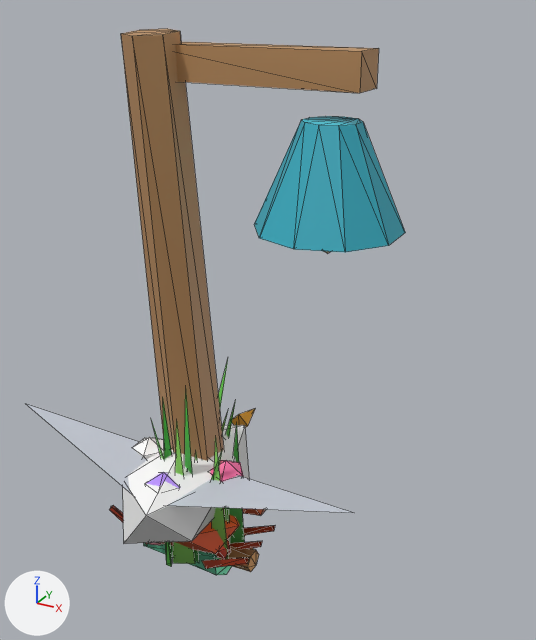
The glTF model creator-build-project/assets/bundles/region_coast/models/coast_props.glb as it was, and as the next commit left it.
Rendered twice from a 50 mm camera at (0.822, -1.127, 1.158) aimed at (0.141, 0.111, 0.539). Lighting does not change. The marker at lower left points along +X, +Y and +Z. The older version comes first. Mesh edges are drawn as thin lines.

Script lines for the objects in view, before the commit:
```python
me_crab = bpy.data.meshes.new('crab')
me_crab.from_pydata(...)  # 96 vertices, 136 faces; spans x -0.187..0.187, y -0.094..0.154, z -0.006..0.124
me_crab.materials.append(mat_defaultmaterial_001)
me_ebb_bell = bpy.data.meshes.new('ebb_bell')
me_ebb_bell.from_pydata(...)  # 52 vertices, 88 faces; spans x -0.061..0.444, y -0.13..0.13, z -0.004..1.102
me_ebb_bell.materials.append(mat_defaultmaterial_002)
me_grass_2 = bpy.data.meshes.new('grass_2')
me_grass_2.from_pydata(...)  # 24 vertices, 8 faces; spans x -0.034..0.124, y -0.093..0.124, z 0.0..0.398
me_grass_2.materials.append(mat_defaultmaterial_006)
ob_crab = bpy.data.objects.new('crab', me_crab)
ob_crab.location = (0.0, 0.0, 0.0)
ob_ebb_bell = bpy.data.objects.new('ebb_bell', me_ebb_bell)
ob_ebb_bell.location = (0.0, 0.0, 0.0)
ob_grass_2 = bpy.data.objects.new('grass_2', me_grass_2)
ob_grass_2.location = (0.0, 0.0, 0.0)
# also in view: 'flowers' at (0.0, 0.0, 0.123); 'grass_0' at (0.047, 0.01, 0.218); 'gull' at (0.0, 0.053, 0.135); 'bottle' at (0.032, 0.003, 0.0)
```
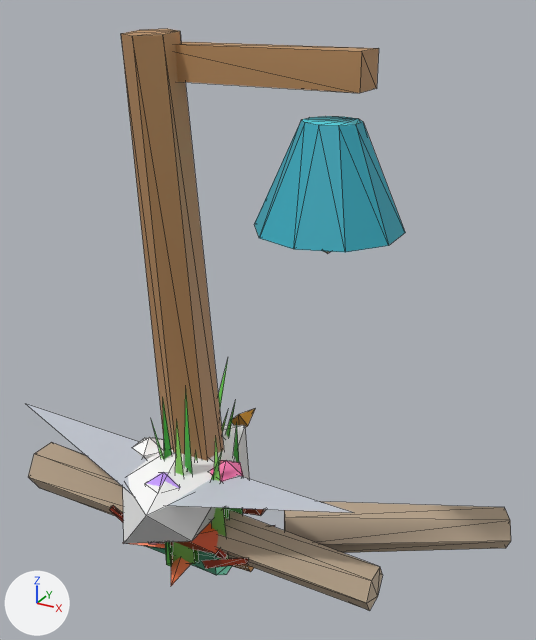
Patch to the scene script:
```diff
--- a/creator-build-project/assets/bundles/region_coast/models/coast_props.glb.py
+++ b/creator-build-project/assets/bundles/region_coast/models/coast_props.glb.py
@@ mat_defaultmaterial_010 @@
+mat_defaultmaterial_010 = bpy.data.materials.new('DefaultMaterial.010')
+mat_defaultmaterial_010.use_nodes = True; mat_defaultmaterial_010.node_tree.nodes.clear()
+_N = mat_defaultmaterial_010.node_tree.nodes; _L = mat_defaultmaterial_010.node_tree.links
+n0 = _N.new('ShaderNodeOutputMaterial'); n0.name = 'Material Output'
+n1 = _N.new('ShaderNodeBsdfPrincipled'); n1.name = 'Principled BSDF'
+n2 = _N.new('ShaderNodeVertexColor'); n2.name = 'Color Attribute'
+_L.new(n1.outputs[0], n0.inputs[0])  # 'BSDF' to 'Surface'
+_L.new(n2.outputs[0], n1.inputs[0])  # 'Color' to 'Base Color'
@@ me_starfish_deco @@
+me_starfish_deco.from_pydata(...)  # 11 vertices, 10 faces; spans x -0.129..0.16, y -0.152..0.152, z 0.0..0.04
+me_starfish_deco.materials.append(mat_defaultmaterial_010)
@@ me_driftwood @@
+me_driftwood.from_pydata(...)  # 24 vertices, 40 faces; spans x -0.45..0.661, y -0.06..0.359, z -0.002..0.102
+me_driftwood.materials.append(mat_defaultmaterial_002)
@@ ob_starfish_deco @@
+ob_starfish_deco = bpy.data.objects.new('starfish_deco', me_starfish_deco)
+ob_starfish_deco.location = (0.0, 0.0, 0.0)
@@ ob_driftwood @@
+ob_driftwood = bpy.data.objects.new('driftwood', me_driftwood)
+ob_driftwood.location = (0.0, 0.0, 0.0)
```

Where the change shows, as pixel boxes [x1, y1, x2, y2] in the pictures (536 x 640 px):
'driftwood', added (beige)
    after: [28, 442, 511, 611]
'starfish_deco', added
    after: [123, 542, 191, 586]
